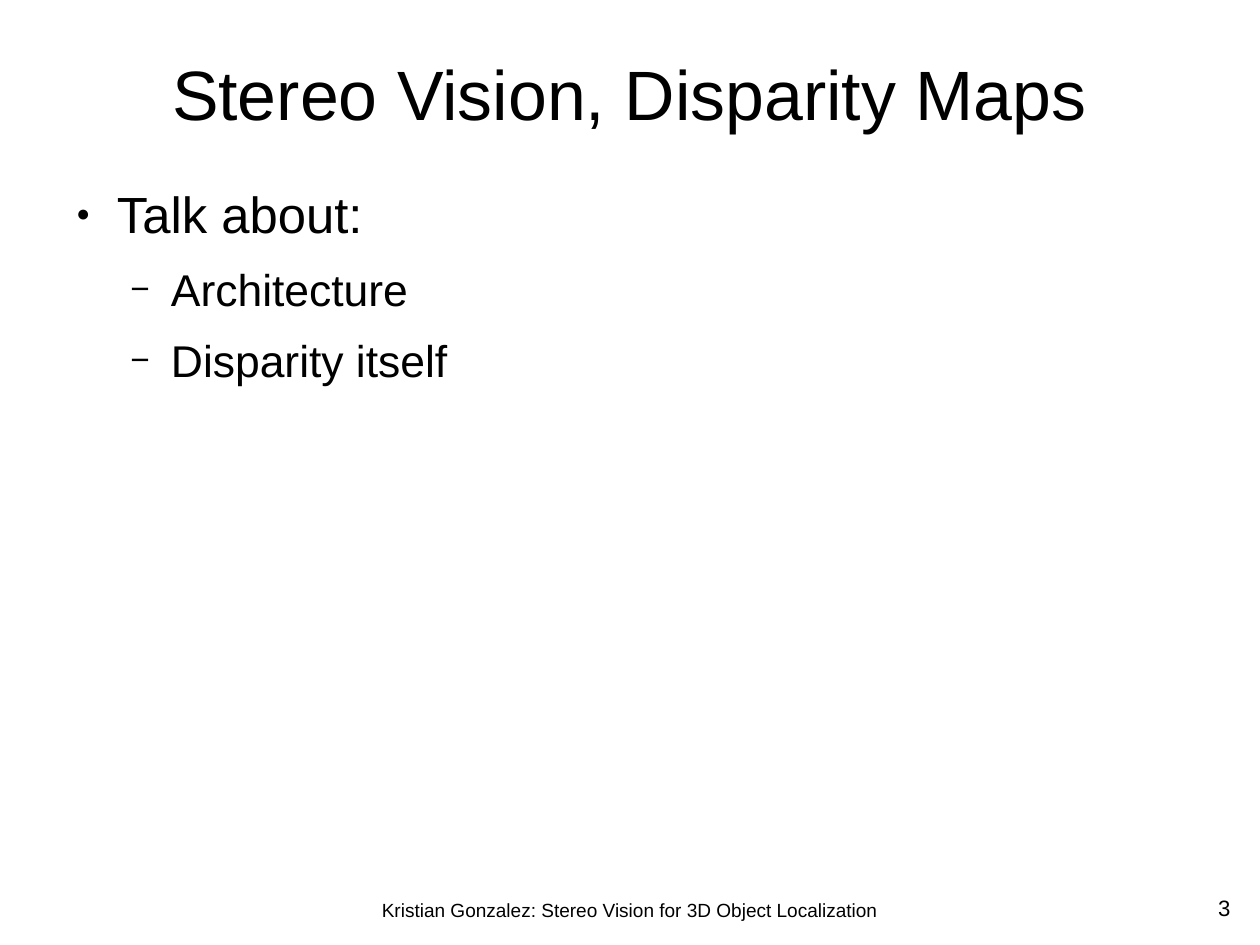
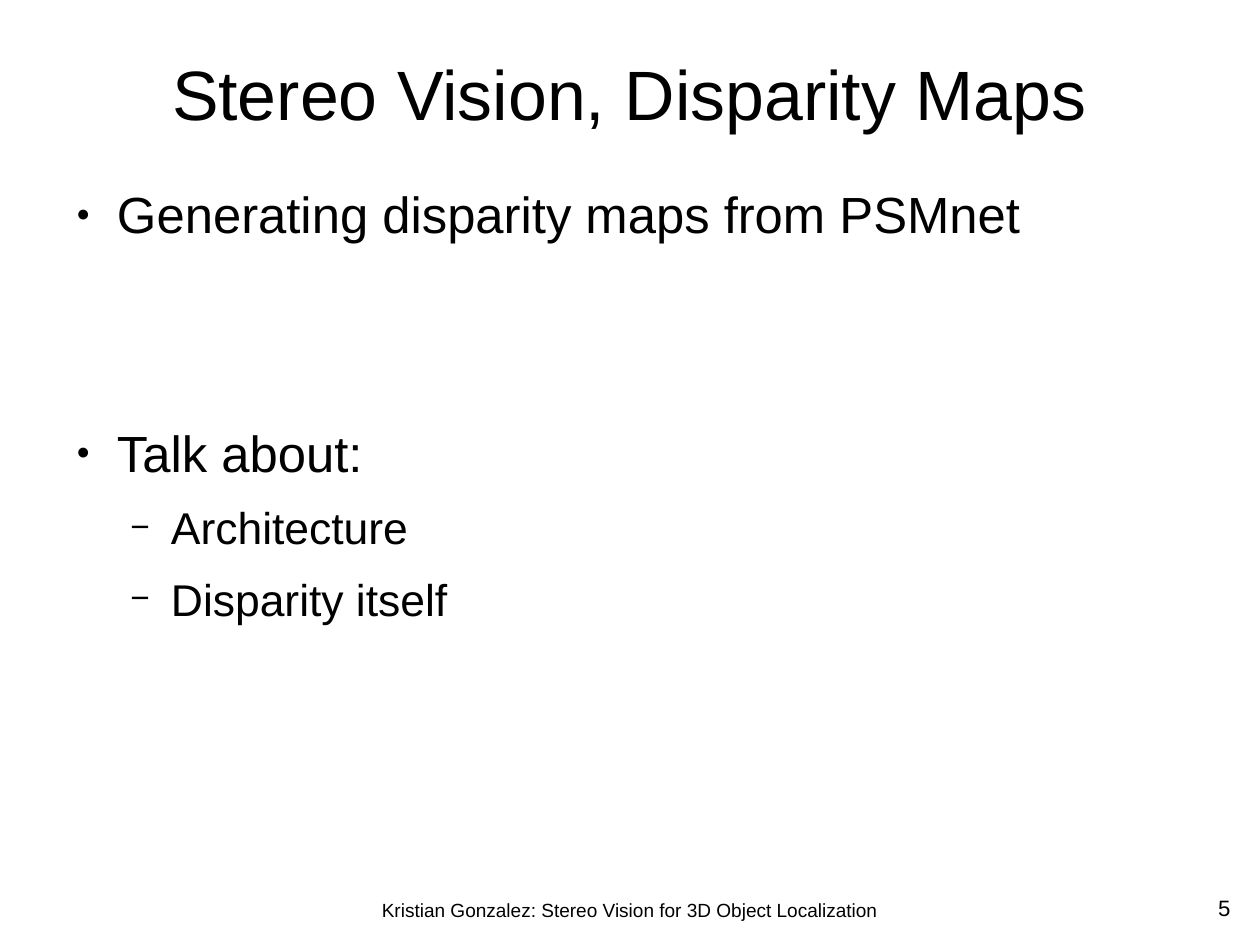
Before and after one commit to kjgonzalez/codefiles, a slide deck: slide 5 of k_thesis/02_presentation/thesis_presentation.odp (slide 3 before the commit). Drawn at 1260x945 pixels with LibreOffice and Linux fonts; fonts in the diff are those of the drawing; background and template pictures are left out. Boxes give left, top, right and bottom in pixels: in the first picture for what was removed or moved away, otherwise in the second. Text is boxed around its words. In the diff, an @@ line names an element or a change of style, - is before the commit and + after.

```diff
--- a/k_thesis/02_presentation/thesis_presentation.odp
+++ b/k_thesis/02_presentation/thesis_presentation.odp
@@ text at bbox=[117, 196, 1020, 244]: paragraph added @@
+● Generating disparity maps from PSMnet
@@ page number at bbox=[1218, 900, 1230, 917]: text changed @@
-3
+5
```
Also in this commit, not shown: 2 other slides changed, 2 slides added, 3 other files.
